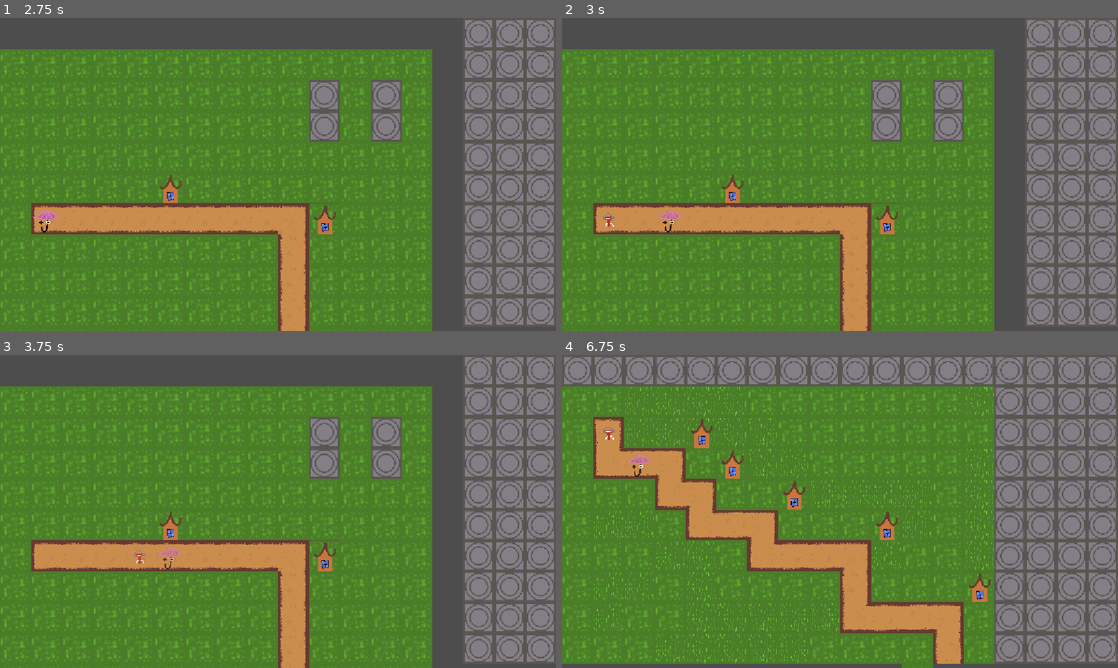
Above: before the commit, frames 1-4 (two rows, left to right).
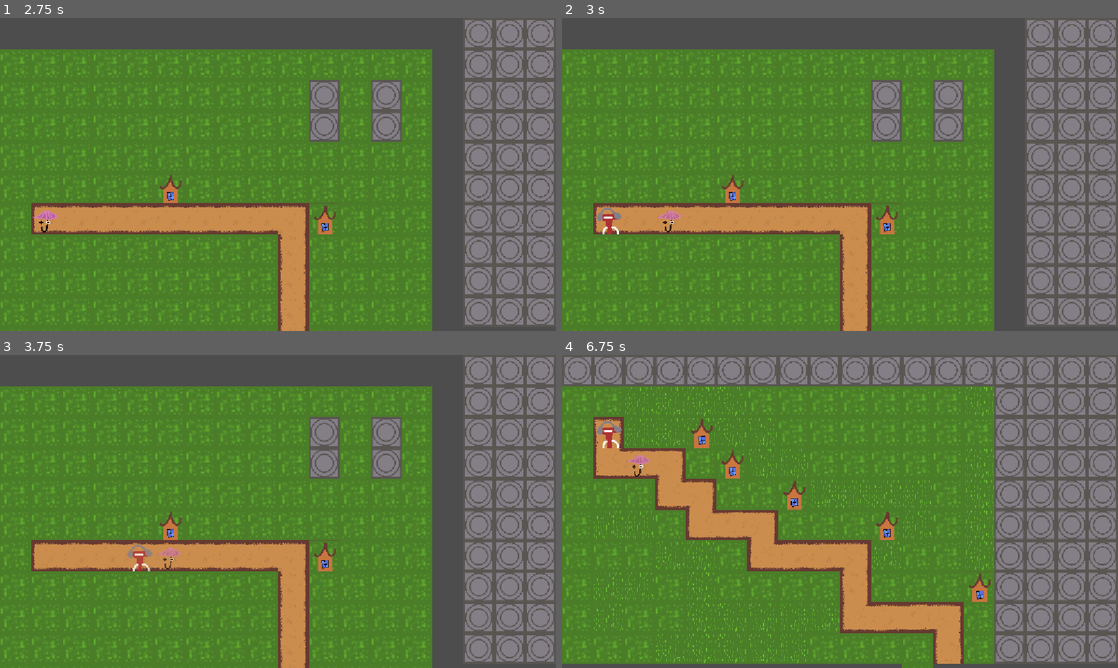
Above: after the commit, the same moments.

Repository: PeanutPiglet/SlimeTiming
Game: Godot game, scene res://levels/level0.tscn
Same seed, same stepped clock (60 frames per second), same inputs: the game is played once before the commit and once after it.
Inputs:
- Up to frame 1 (2.75 s): hold Right (ui_right) 0.53-1.28 s; hold Shift (active) 0.53-1.28 s; tap 1 (spawn1) at 0.8, 1.35 s; tap Enter at 1.25 s; hold Down (ui_down) 1.28-2.03 s; tap 2 (spawn2) at 1.55, 2.1 s; tap Space at 2 s; hold Right (ui_right) from 2.03 s (still down); tap 3 (spawn3) at 2.3 s
- Up to frame 2 (3 s): keep holding Right (ui_right); tap Enter at 2.75 s; tap 3 (spawn3) at 2.85 s
- Up to frame 3 (3.75 s): tap 4 (spawn4, bound only after the commit) at 3.05, 3.6 s; tap Space at 3.5 s; release Right (ui_right) at 3.53 s; hold Down (ui_down) from 3.53 s (still down); hold Shift (active) from 3.53 s (still down)
- Up to frame 4 (6.75 s): tap R (reload) at 4.15 s; release Shift (active) at 4.28 s; tap Shift (active) at 4.35 s; tap 1 (spawn1) at 4.55, 5.1 s; tap 2 (spawn2) at 5.3, 5.85 s; release Down (ui_down) at 5.78 s; hold Right (ui_right) from 5.78 s (still down); tap 3 (spawn3) at 6.05, 6.6 s; tap Enter at 6.5 s

Frame 1 is identical in both runs. In frame 2, 0.2% of the frame differs, in the area x 6-11%, y 60-70%; in frame 3, 0.2%; in frame 4, 0.2%.

Commit message:
feat: cross troop

Diff:
--- a/project.godot
+++ b/project.godot
@@ -56,6 +56,21 @@
 "events": [Object(InputEventKey,"resource_local_to_scene":false,"resource_name":"","device":-1,"window_id":0,"alt_press …(195 unchanged characters)…
 ]
 }
+spawn4={
+"deadzone": 0.2,
+"events": [Object(InputEventKey,"resource_local_to_scene":false,"resource_name":"","device":-1,"window_id":0,"alt_pressed":false,"shift_pressed":false,"ctrl_pressed":false,"meta_pressed":false,"pressed":false,"keycode":0,"physical_keycode":52,"key_label":0,"unicode":52,"location":0,"echo":false,"script":null)
+]
+}
+spawn5={
+"deadzone": 0.2,
+"events": [Object(InputEventKey,"resource_local_to_scene":false,"resource_name":"","device":-1,"window_id":0,"alt_pressed":false,"shift_pressed":false,"ctrl_pressed":false,"meta_pressed":false,"pressed":false,"keycode":0,"physical_keycode":53,"key_label":0,"unicode":53,"location":0,"echo":false,"script":null)
+]
+}
+spawn6={
+"deadzone": 0.2,
+"events": [Object(InputEventKey,"resource_local_to_scene":false,"resource_name":"","device":-1,"window_id":0,"alt_pressed":false,"shift_pressed":false,"ctrl_pressed":false,"meta_pressed":false,"pressed":false,"keycode":0,"physical_keycode":54,"key_label":0,"unicode":54,"location":0,"echo":false,"script":null)
+]
+}
 
 [physics]
 
--- /dev/null
+++ b/scripts/cross_troop.gd
@@ -0,0 +1,23 @@
+class_name Cross_troop
+extends Troop
+
+var fx_explosion = preload("res://common/fx_explosion.tscn")
+
+func _ready():
+	super._ready()
+
+func activate():
+	super.activate()
+	var explosion = $Explosion
+	explosion.monitoring = true
+	print(explosion.get_overlapping_areas())
+	for area in explosion.get_overlapping_areas():
+		var tower = area.get_parent() as Tower
+		if tower and area.is_in_group("tower_damageable"):
+			tower.take_damage(damage)
+
+	var fx = fx_explosion.instantiate()
+	fx.global_position = global_position
+	get_tree().current_scene.add_child(fx)
+
+	queue_free()
--- a/scripts/level.gd
+++ b/scripts/level.gd
@@ -9,6 +9,7 @@
 const E_TROOP_SCENE = preload("res://troops/explode_troop.tscn")
 const D_TROOP_SCENE = preload("res://troops/defense_troop.tscn")
 const B_TROOP_SCENE = preload("res://troops/booster_troop.tscn")
+const C_TROOP_SCENE = preload("res://troops/cross_troop.tscn")
 
 const END_SCREEN = "res://levels/end.tscn"
 
@@ -44,6 +45,8 @@
 			activate(2)
 		if Input.is_action_just_pressed("spawn3"):
 			activate(3)
+		if Input.is_action_just_pressed("spawn4"):
+			activate(4)
 	else:
 		if Input.is_action_just_pressed("spawn1"):
 			spawn(1)
@@ -51,7 +54,8 @@
 			spawn(2)
 		if Input.is_action_just_pressed("spawn3"):
 			spawn(3)
-
+		if Input.is_action_just_pressed("spawn4"):
+			spawn(4)
 
 	if Input.is_action_just_pressed("ui_down"):
 		activate(1)
@@ -70,6 +74,7 @@
 		1: t = E_TROOP_SCENE.instantiate()
 		2: t = D_TROOP_SCENE.instantiate()
 		3: t = B_TROOP_SCENE.instantiate()
+		4: t = C_TROOP_SCENE.instantiate()
 	t.global_position = grid.local_to_map($Spawn.position)
 	t.init(grid,path,beattime)
 	troop_list.add_child(t)
@@ -87,6 +92,7 @@
 			1: correct = t is Explode_troop
 			2: correct = t is Defense_troop
 			3: correct = t is Booster_troop
+			4: correct = t is Cross_troop
 		if correct:
 			t.activate()
 
--- a/troops/booster_troop.tscn
+++ b/troops/booster_troop.tscn
@@ -22,7 +22,6 @@
 damage = 0
 
 [node name="AnimatedSprite2D" type="AnimatedSprite2D" parent="." unique_id=1995517838]
-scale = Vector2(0.5, 0.5)
 sprite_frames = SubResource("SpriteFrames_hkp47")
 
 [node name="Area2D" type="Area2D" parent="." unique_id=1833834020 groups=["troop_damageable"]]
--- /dev/null
+++ b/troops/cross_troop.tscn
@@ -0,0 +1,37 @@
+[gd_scene format=3 uid="uid://csy8o3kosaigk"]
+
+[ext_resource type="Script" uid="uid://dny4mh3oixk0b" path="res://scripts/cross_troop.gd" id="1_d53h2"]
+[ext_resource type="Texture2D" uid="uid://bie4mnxjj327l" path="res://assets/Rrock.png" id="2_d53h2"]
+
+[sub_resource type="SpriteFrames" id="SpriteFrames_hkp47"]
+animations = [{
+"frames": [{
+"duration": 1.0,
+"texture": ExtResource("2_d53h2")
+}],
+"loop": 1,
+"name": &"default",
+"speed": 5.0
+}]
+
+[sub_resource type="RectangleShape2D" id="RectangleShape2D_ddpoh"]
+
+[node name="c-troop" type="Node2D" unique_id=1447375838]
+script = ExtResource("1_d53h2")
+
+[node name="AnimatedSprite2D" type="AnimatedSprite2D" parent="." unique_id=1995517838]
+position = Vector2(0, -9)
+sprite_frames = SubResource("SpriteFrames_hkp47")
+
+[node name="Area2D" type="Area2D" parent="." unique_id=1833834020 groups=["troop_damageable"]]
+visible = false
+
+[node name="CollisionShape2D" type="CollisionShape2D" parent="Area2D" unique_id=1544815295]
+visible = false
+scale = Vector2(3.2, 3.2)
+shape = SubResource("RectangleShape2D_ddpoh")
+
+[node name="Explosion" type="Area2D" parent="." unique_id=448079619]
+
+[node name="CollisionPolygon2D" type="CollisionPolygon2D" parent="Explosion" unique_id=1869752438]
+polygon = PackedVector2Array(0, 0, 0, 192, 16, 16, 192, 0, 16, -16, 0, -192, -16, -16, -192, 0, -16, 16, 0, 192)
Not shown, added: scripts/cross_troop.gd.uid
